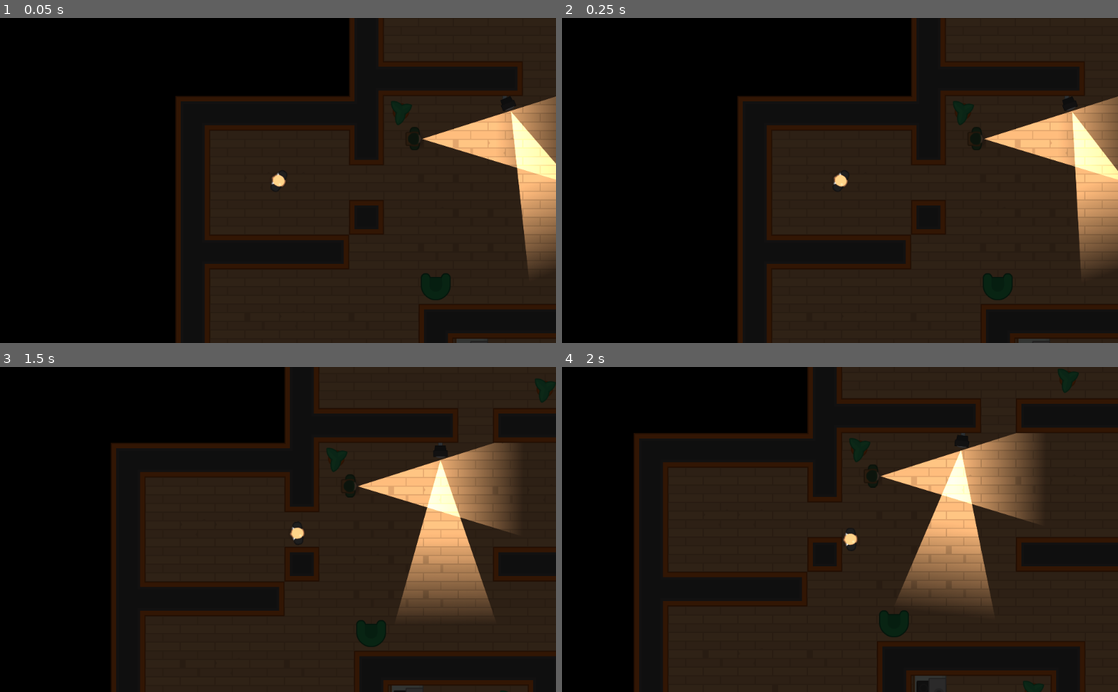
Above: before the commit, frames 1-4 (two rows, left to right).
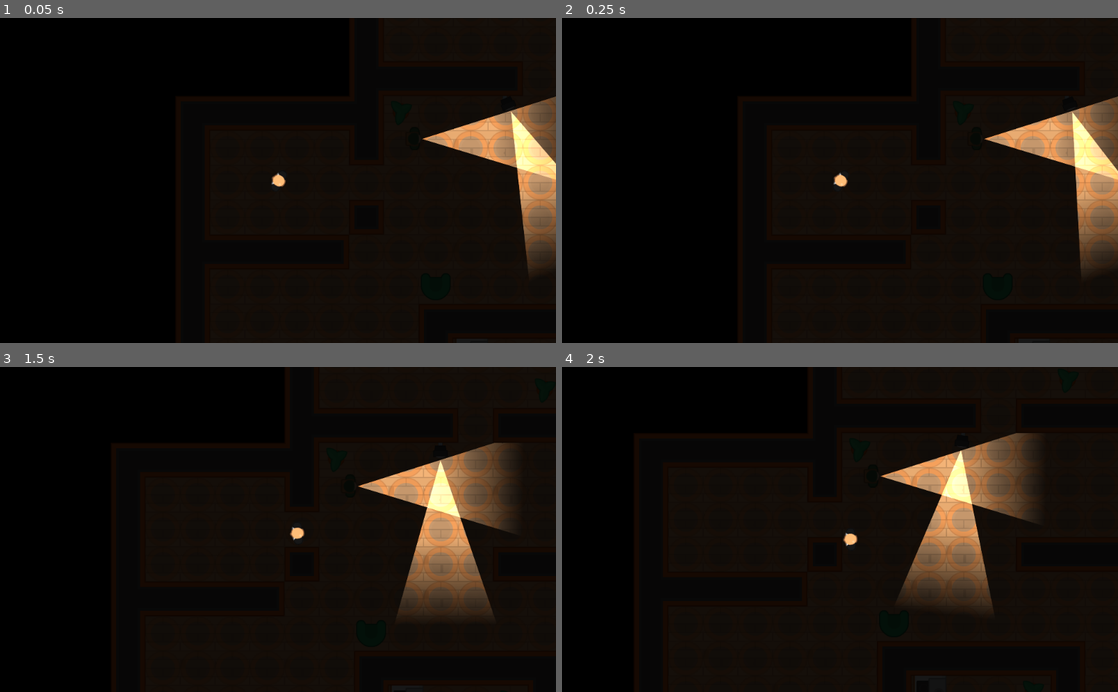
Above: after the commit, the same moments.

Repository: oboshape-godot/4-Heist-Meisters-3.2
Game: Godot game, scene res://Scenes/Levels/Level1.tscn
Two runs of this game, one before a commit and one after it. Both use one fixed random seed, a clock stepped at 60 frames per second and the inputs below.
Inputs (mouse positions are in pixels of both pictures, inside the frame that each line leads up to):
- Up to frame 1 (0.05 s): no input
- Up to frame 2 (0.25 s): no input
- Up to frame 3 (1.5 s): move the mouse to (400, 513) at 0.52 s; hold D (move_right) 0.53-1.28 s; tap Space (toggle_vision_mode, bound only after the commit) at 0.6, 1.35 s; move the mouse to (166, 545) at 1.27 s; hold S (move_down) from 1.28 s (still down)
- Up to frame 4 (2 s): keep holding S (move_down)

The runs differ from the first frame. In frame 1, 37% of the frame differs, in the area x 31-100%, y 0-100%; in frame 2, 37%; in frame 3, 44%; in frame 4, 49%, in the area x 13-100%, y 0-100%.

Commit message:
temp commit while moving PC

Diff:
--- /dev/null
+++ b/Interface/VisionMode.gd
@@ -0,0 +1,37 @@
+extends CanvasModulate
+
+
+const DARK = Color("191818")
+const NIGHTVISION = Color.green
+
+onready var audioNV_OFF = load ("res://Imported Assets/SFX/nightvision_off.wav")
+onready var varaudioNV_ON = load ("res://Imported Assets/SFX/nightvision.wav")
+
+
+func _ready():
+	visible = true
+	color = DARK
+
+
+func cycle_vision_mode():
+	if $CooldownTimer.is_stopped():
+		if color == DARK:
+			NIGHTVISION_Mode()
+		else:
+			DARK_Mode()
+
+
+func DARK_Mode():
+	color = DARK
+	$AudioStreamPlayer.stream = audioNV_OFF
+	$AudioStreamPlayer.play()
+	$CooldownTimer.wait_time = 3.0
+	$CooldownTimer.start()
+
+
+func NIGHTVISION_Mode():
+	color = NIGHTVISION
+	$AudioStreamPlayer.stream = varaudioNV_ON
+	$AudioStreamPlayer.play()
+	$CooldownTimer.wait_time = 0.5
+	$CooldownTimer.start()
--- /dev/null
+++ b/Interface/VisionMode.tscn
@@ -0,0 +1,15 @@
+[gd_scene load_steps=2 format=2]
+
+[ext_resource path="res://Interface/VisionMode.gd" type="Script" id=1]
+
+[node name="VisionMode" type="CanvasModulate" groups=[
+"Interface",
+]]
+color = Color( 0.219608, 0.215686, 0.215686, 1 )
+script = ExtResource( 1 )
+
+[node name="AudioStreamPlayer" type="AudioStreamPlayer" parent="."]
+
+[node name="CooldownTimer" type="Timer" parent="."]
+wait_time = 2.0
+one_shot = true
--- /dev/null
+++ b/Scenes/Door.tscn
@@ -0,0 +1,14 @@
+[gd_scene load_steps=3 format=2]
+
+[ext_resource path="res://Imported Assets/GFX/PNG/Tiles/tile_473.png" type="Texture" id=1]
+
+[sub_resource type="RectangleShape2D" id=1]
+extents = Vector2( 32, 42 )
+
+[node name="Door" type="Area2D"]
+
+[node name="Sprite" type="Sprite" parent="."]
+texture = ExtResource( 1 )
+
+[node name="CharacterDetector" type="CollisionShape2D" parent="."]
+shape = SubResource( 1 )
--- a/Scenes/Levels/Level1.tscn
+++ b/Scenes/Levels/Level1.tscn
@@ -726,8 +726,9 @@
 [node name="Camera2D" parent="Player" index="4"]
 zoom = Vector2( 1, 1 )
 
-[node name="CanvasModulate" parent="." index="2"]
-visible = true
+[node name="VisionMode" parent="." index="2"]
+visible = false
+color = Color( 0.0980392, 0.0941176, 0.0941176, 1 )
 
 [node name="SecurityCamera" parent="Cameras" index="0" instance=ExtResource( 2 )]
 position = Vector2( 489.852, 890.218 )
--- a/Scenes/Levels/TemplateLevel.tscn
+++ b/Scenes/Levels/TemplateLevel.tscn
@@ -1,8 +1,9 @@
-[gd_scene load_steps=21 format=2]
+[gd_scene load_steps=22 format=2]
 
 [ext_resource path="res://Tiles/Tileset.tres" type="TileSet" id=1]
 [ext_resource path="res://Scenes/Characters/Player.tscn" type="PackedScene" id=2]
 [ext_resource path="res://Imported Assets/GFX/Tilesheet/tilesheet_complete.png" type="Texture" id=3]
+[ext_resource path="res://Interface/VisionMode.tscn" type="PackedScene" id=4]
 
 [sub_resource type="OccluderPolygon2D" id=1]
 polygon = PoolVector2Array( 8, 8, 16, 8, 24, 16, 40, 16, 48, 8, 56, 8, 56, 40, 40, 56, 24, 56, 8, 40 )
@@ -10,18 +11,24 @@
 [sub_resource type="ConvexPolygonShape2D" id=2]
 points = PoolVector2Array( 0, 0, 64, 0, 64, 64, 0, 64 )
 
-[sub_resource type="OccluderPolygon2D" id=17]
-polygon = PoolVector2Array( 0, 0, 64, 0, 64, 64, 0, 64 )
-
-[sub_resource type="ConvexPolygonShape2D" id=18]
-points = PoolVector2Array( 0, 0, 64, 0, 64, 64, 0, 64 )
-
-[sub_resource type="OccluderPolygon2D" id=8]
+[sub_resource type="OccluderPolygon2D" id=3]
+polygon = PoolVector2Array( 0, 0, 64, 0, 64, 64, 0, 64 )
+
+[sub_resource type="ConvexPolygonShape2D" id=4]
+points = PoolVector2Array( 0, 0, 64, 0, 64, 64, 0, 64 )
+
+[sub_resource type="OccluderPolygon2D" id=5]
 polygon = PoolVector2Array( 56, 16, 48, 32, 48, 56, 8, 24 )
 
-[sub_resource type="ConvexPolygonShape2D" id=16]
+[sub_resource type="ConvexPolygonShape2D" id=6]
 points = PoolVector2Array( 56, 16, 48, 48, 8, 24 )
 
+[sub_resource type="OccluderPolygon2D" id=7]
+polygon = PoolVector2Array( 0, 0, 64, 0, 64, 64, 0, 64 )
+
+[sub_resource type="ConvexPolygonShape2D" id=8]
+points = PoolVector2Array( 0, 0, 64, 0, 64, 64, 0, 64 )
+
 [sub_resource type="OccluderPolygon2D" id=9]
 polygon = PoolVector2Array( 0, 0, 64, 0, 64, 64, 0, 64 )
 
@@ -40,13 +47,7 @@
 [sub_resource type="ConvexPolygonShape2D" id=14]
 points = PoolVector2Array( 0, 0, 64, 0, 64, 64, 0, 64 )
 
-[sub_resource type="OccluderPolygon2D" id=19]
-polygon = PoolVector2Array( 0, 0, 64, 0, 64, 64, 0, 64 )
-
-[sub_resource type="ConvexPolygonShape2D" id=20]
-points = PoolVector2Array( 0, 0, 64, 0, 64, 64, 0, 64 )
-
-[sub_resource type="TileSet" id=4]
+[sub_resource type="TileSet" id=15]
 0/name = "GreenCouch"
 0/texture = ExtResource( 3 )
 0/tex_offset = Vector2( 0, 0 )
@@ -186,36 +187,36 @@
 6/region = Rect2( 1664, 640, 64, 64 )
 6/tile_mode = 0
 6/occluder_offset = Vector2( 0, 0 )
-6/occluder = SubResource( 19 )
+6/occluder = SubResource( 13 )
 6/navigation_offset = Vector2( 0, 0 )
 6/shape_offset = Vector2( 0, 0 )
 6/shape_transform = Transform2D( 1, 0, 0, 1, 0, 0 )
-6/shape = SubResource( 20 )
+6/shape = SubResource( 14 )
 6/shape_one_way = false
 6/shape_one_way_margin = 1.0
 6/shapes = [ {
 "autotile_coord": Vector2( 0, 0 ),
 "one_way": false,
 "one_way_margin": 1.0,
-"shape": SubResource( 20 ),
+"shape": SubResource( 14 ),
 "shape_transform": Transform2D( 1, 0, 0, 1, 0, 0 )
 } ]
 6/z_index = 0
 
-[sub_resource type="NavigationPolygon" id=5]
+[sub_resource type="NavigationPolygon" id=16]
 vertices = PoolVector2Array( 40, 0, 64, 24, 64, 40, 40, 64, 24, 64, 8, 48, 0, 40, 0, 24, 24, 0 )
 polygons = [ PoolIntArray( 0, 1, 2, 3, 4, 5, 6, 7, 8 ) ]
 
-[sub_resource type="TileSet" id=6]
+[sub_resource type="TileSet" id=17]
 0/name = "tilesheet_complete.png 0"
 0/texture = ExtResource( 3 )
 0/tex_offset = Vector2( 0, 0 )
-0/modulate = Color( 1, 1, 1, 0 )
+0/modulate = Color( 1, 1, 1, 0.282353 )
 0/region = Rect2( 448, 448, 64, 64 )
 0/tile_mode = 0
 0/occluder_offset = Vector2( 0, 0 )
 0/navigation_offset = Vector2( 0, 0 )
-0/navigation = SubResource( 5 )
+0/navigation = SubResource( 16 )
 0/shape_offset = Vector2( 0, 0 )
 0/shape_transform = Transform2D( 1, 0, 0, 1, 0, 0 )
 0/shape_one_way = false
@@ -235,12 +236,12 @@
 tile_data = PoolIntArray( 0, 1, 0, 1, 1, 2, 2, 1, 2, 3, 1, 2, 4, 1, 2, 5, 1, 1, 65536, 1, 65538, 65537, 2, 2, 65538, 2, …(323 unchanged characters)…
 
 [node name="Furniture" type="TileMap" parent="Navigation2D"]
-tile_set = SubResource( 4 )
+tile_set = SubResource( 15 )
 collision_layer = 8
 format = 1
 
 [node name="NavMap" type="TileMap" parent="Navigation2D"]
-tile_set = SubResource( 6 )
+tile_set = SubResource( 17 )
 format = 1
 
 [node name="Player" parent="." instance=ExtResource( 2 )]
@@ -251,10 +252,10 @@
 zoom = Vector2( 0.5, 0.5 )
 smoothing_enabled = true
 
-[node name="CanvasModulate" type="CanvasModulate" parent="."]
-visible = false
-color = Color( 0.215686, 0.207843, 0.207843, 1 )
+[node name="VisionMode" parent="." instance=ExtResource( 4 )]
 
 [node name="Cameras" type="Node" parent="."]
 
 [node name="Guards" type="Node" parent="."]
+
+[node name="Doors" type="Node" parent="."]
--- a/Scripts/Player.gd
+++ b/Scripts/Player.gd
@@ -34,3 +34,7 @@
 			motion = lerp(motion, Vector2.ZERO, 0.1)
 
 	motion = motion.clamped(MAX_SPEED)
+
+func _input(_event):
+	if Input.is_action_just_pressed("toggle_vision_mode"):
+		get_tree().call_group("Interface", "cycle_vision_mode")
--- a/project.godot
+++ b/project.godot
@@ -77,7 +77,7 @@
 "events": [ Object(InputEventKey,"resource_local_to_scene":false,"resource_name":"","device":0,"alt":false,"shift":false,"control":false,"meta":false,"command":false,"pressed":false,"scancode":83,"unicode":0,"echo":false,"script":null)
  ]
 }
-torch_toggle={
+toggle_vision_mode={
 "deadzone": 0.5,
 "events": [ Object(InputEventKey,"resource_local_to_scene":false,"resource_name":"","device":0,"alt":false,"shift":false,"control":false,"meta":false,"command":false,"pressed":false,"scancode":32,"unicode":0,"echo":false,"script":null)
  ]
Not shown: 5 places in Scenes/Levels/TemplateLevel.tscn that only renumber resources
